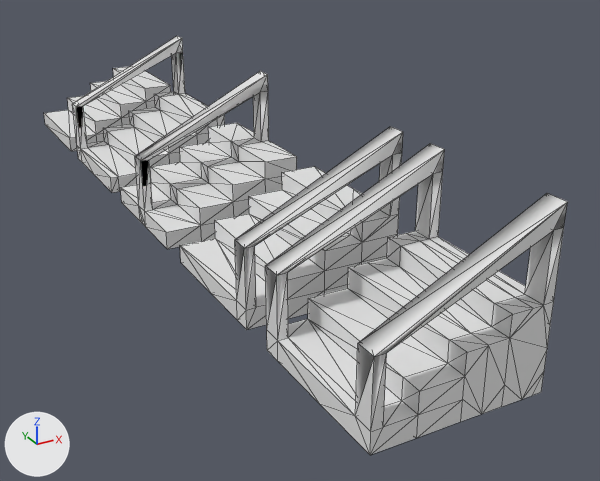
Renders of the OBJ model src/main/resources/modelDesignData/stairs/part0.obj from each side of a commit.
Rendered twice from a 50 mm camera at (-0.517, -2.574, 0.707) aimed at (0.3, -1.089, -0.035). Lighting does not change. The marker at lower left points along +X, +Y and +Z. The first picture is the older version. Mesh edges are drawn as thin lines. Where no turn or scale is listed for an object, it has been applied to the vertices.

Before the edit, the objects in view are built like this:
```python
me_default_stair = bpy.data.meshes.new('Default_Stair')
me_default_stair.from_pydata(...)  # 38 vertices, 72 faces; spans x 0.0..0.305, y -0.305..0.0, z 0.0..0.152
me_default_stair_002 = bpy.data.meshes.new('Default_Stair.002')
me_default_stair_002.from_pydata(...)  # 95 vertices, 197 faces; spans x 0.0..0.305, y -1.067..-0.762, z 0.0..0.305
me_default_stair_003 = bpy.data.meshes.new('Default_Stair.003')
me_default_stair_003.from_pydata(...)  # 93 vertices, 189 faces; spans x 0.0..0.305, y -0.686..-0.381, z 0.0..0.305
me_default_stair_004 = bpy.data.meshes.new('Default_Stair.004')
me_default_stair_004.from_pydata(...)  # 71 vertices, 150 faces; spans x 0.0..0.305, y -1.448..-1.143, z 0.0..0.305
me_default_stair_005 = bpy.data.meshes.new('Default_Stair.005')
me_default_stair_005.from_pydata(...)  # 102 vertices, 218 faces, 2 loose edges; spans x 0.0..0.305, y -1.829..-1.524, z 0.0..0.305
ob_default_stair = bpy.data.objects.new('Default_Stair', me_default_stair)
ob_default_stair.location = (0.0, 0.0, 0.0)
ob_default_stair_002 = bpy.data.objects.new('Default_Stair.002', me_default_stair_002)
ob_default_stair_002.location = (0.0, 0.0, 0.0)
ob_default_stair_003 = bpy.data.objects.new('Default_Stair.003', me_default_stair_003)
ob_default_stair_003.location = (0.0, 0.0, 0.0)
ob_default_stair_004 = bpy.data.objects.new('Default_Stair.004', me_default_stair_004)
ob_default_stair_004.location = (0.0, 0.0, 0.0)
ob_default_stair_005 = bpy.data.objects.new('Default_Stair.005', me_default_stair_005)
ob_default_stair_005.location = (0.0, 0.0, 0.0)
```
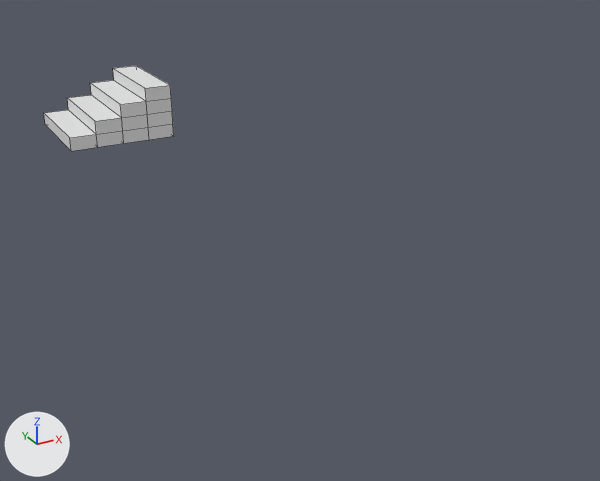
Pixel boxes (x1, y1, x2, y2) of what changed, in the pictures (600 x 481 px):
'Default_Stair.005', deleted: before (265, 143, 567, 455)
'Default_Stair.004', deleted: before (180, 126, 403, 330)
'Default_Stair.002', deleted: before (120, 71, 297, 249)
'Default_Stair.003', deleted: before (72, 36, 225, 193)

What the commit changed:
Object 'Default_Stair.002' (ob_default_stair_002) is deleted.
Object 'Default_Stair.003' (ob_default_stair_003) is deleted.
Object 'Default_Stair.004' (ob_default_stair_004) is deleted.
Object 'Default_Stair.005' (ob_default_stair_005) is deleted.
